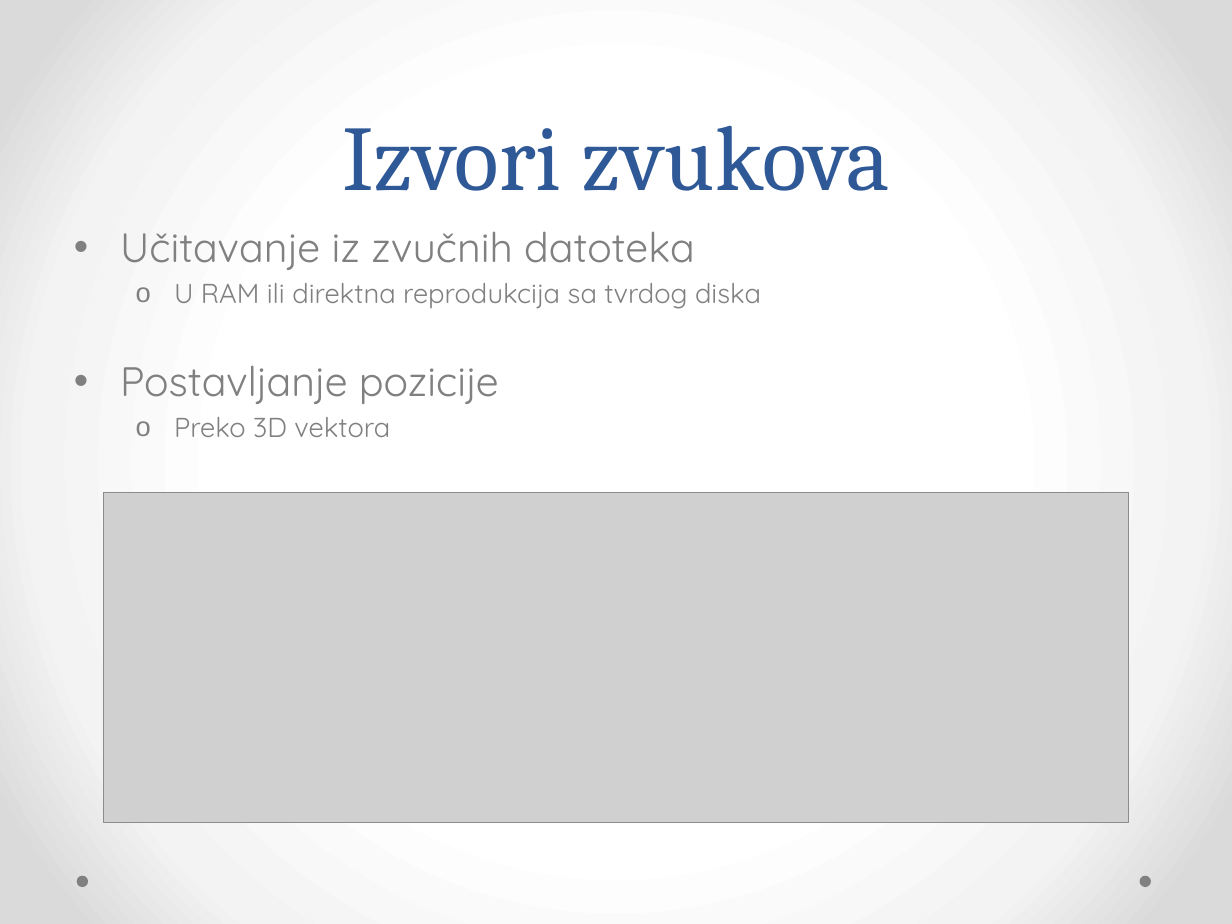
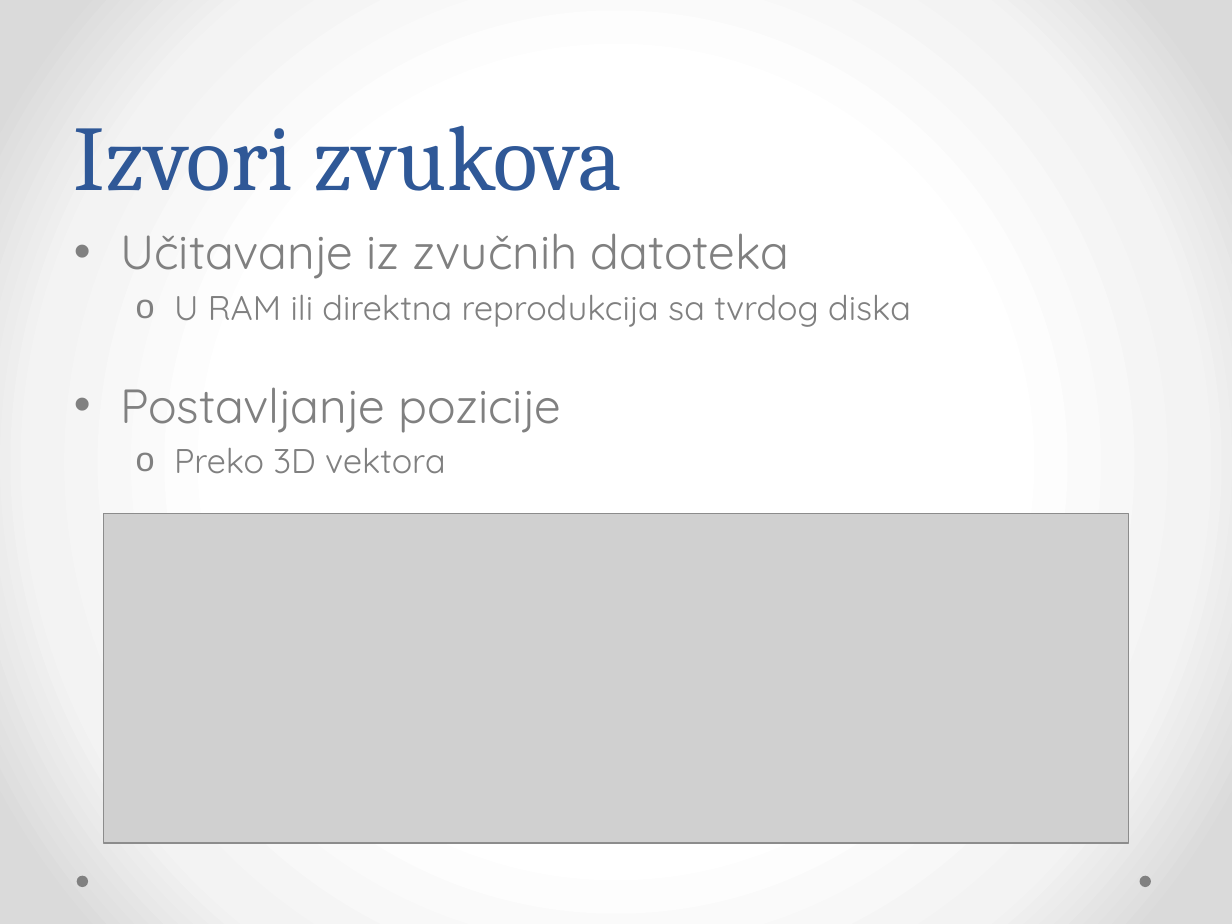
Before and after one commit to Bojanovski/IG-Project, a slide deck: slide 17 of Dokumentacija/Prezentacija.pptx (slide 11 before the commit). Drawn at 1232x924 pixels with LibreOffice and Linux fonts; fonts in the diff are those of the drawing; grey boxes stand for pictures. Boxes give left, top, right and bottom in pixels: in the first picture for what was removed or moved away, otherwise in the second. Text is boxed around its words. In the diff, an @@ line names an element or a change of style, - is before the commit and + after.

```diff
--- a/Dokumentacija/Prezentacija.pptx
+++ b/Dokumentacija/Prezentacija.pptx
@@ title "Izvori zvukova" at [74,125,622,191]: alignment centre to left @@
@@ text "Učitavanje iz zvučnih datoteka" at [120,233,911,474]: size 24 to 28 pt in "Učitavanje iz zvučnih datoteka", "Postavljanje pozicije"; size 16 to 20 pt in "U RAM ili direktna reprodukcija sa tvrdog ...", "Preko 3D vektora" @@
@@ picture: place and size @@
-picture at [103,493,1129,823]
+picture at [103,514,1129,844]
```
Also in this commit, not shown: 9 other slides changed, 7 slides added, 6 other files.
